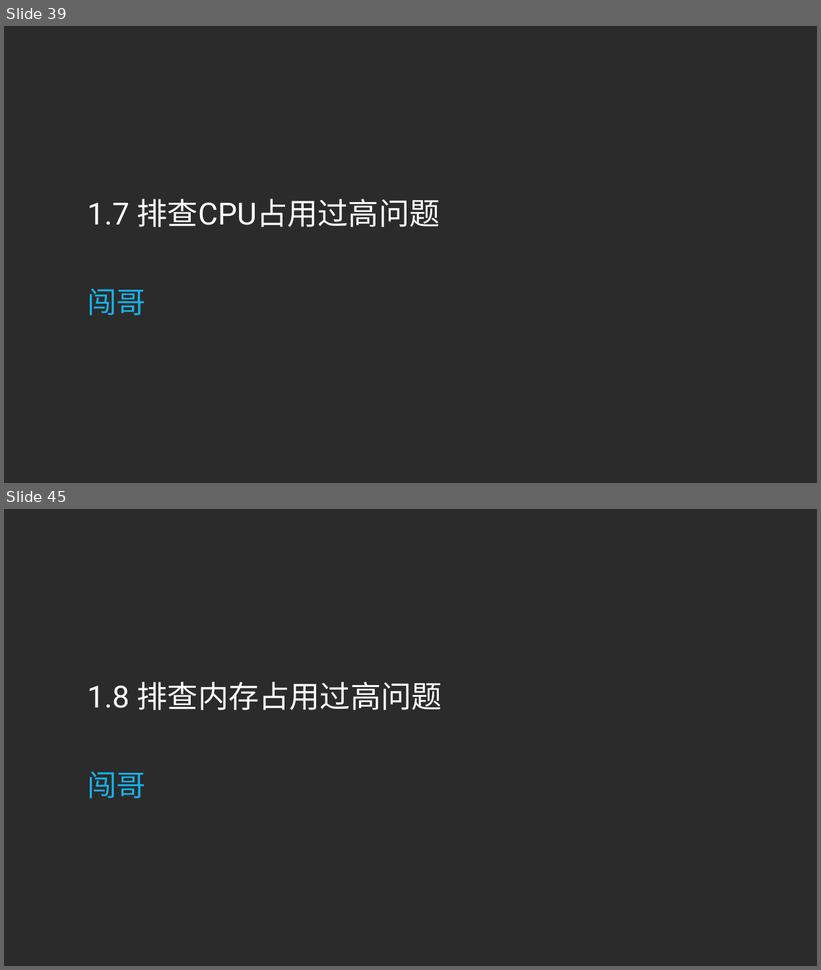
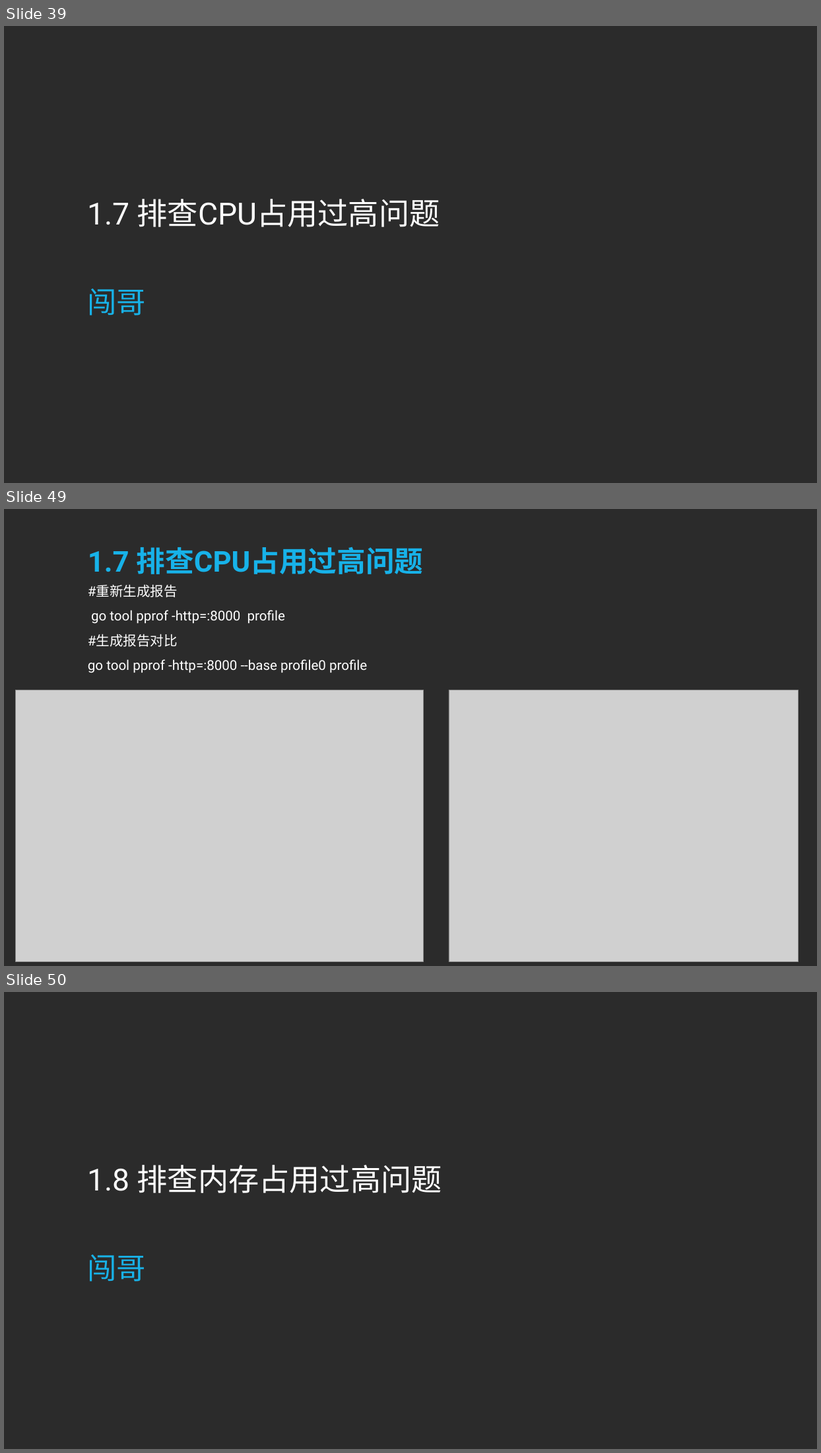
Before and after one commit to sqc157400661/Snail, a slide deck: Go专题系列/性能分析和优化专题/性能分析和优化专题.pptx. Shown one above the other, each under a label of ours: slides 39 and 45 before the commit, slides 39, 49 and 50 after it; the slides between them are not shown. The pictures are 821x970 and 821x1453 pixels, drawn with LibreOffice and Linux fonts; fonts in the diff are those of the drawing; grey boxes stand for pictures; background and template pictures are left out; a plain dark background stands for a picture behind light text. Boxes give left, top, right and bottom in pixels: in the first picture for what was removed or moved away, otherwise in the second. Text is boxed around its words. In the diff, an @@ line names an element or a change of style, - is before the commit and + after.

Commit message:
cpu过高的问题

```diff
--- a/Go专题系列/性能分析和优化专题/性能分析和优化专题.pptx
+++ b/Go专题系列/性能分析和优化专题/性能分析和优化专题.pptx
@@ slide 49 added at (4, 509, 817, 966), background picture (left out) @@
@@ title added at (88, 547, 424, 574), 68 pt, text #17B2E9, bold @@
+1.7 排查CPU占用过高问题
@@ text added at (88, 584, 367, 673), 32 pt, text #FFFFFF @@
+#重新生成报告
+go tool pprof -http=:8000 profile
+#生成报告对比
+go tool pprof -http=:8000 --base profile0 profile
@@ picture added at (15, 690, 423, 962) @@
@@ picture added at (449, 690, 798, 962) @@
@@ what was slide 45 is now slide 50 @@
```
Also in this commit, not shown: 6 slides changed, 5 other slides added, 15 other files.
